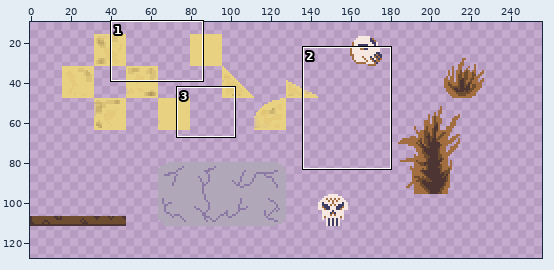
Sprite sheet, stored at environment/tilesetdesert.png. Above, an overview of the earlier version with the close-up marked.
Close-up. Old version:
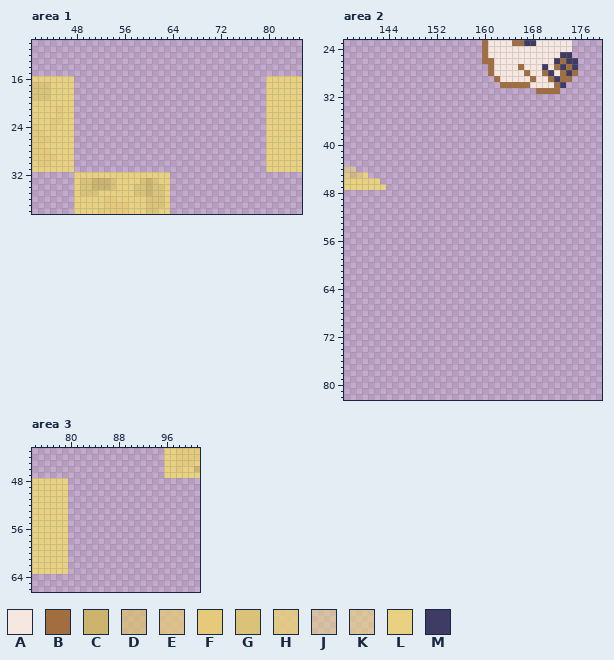
The file is 256x128 pixels. Colours within 5 levels of each other are drawn and written as one. Shown: area 1: x 41..85, y 10..38; area 2: x 137..179, y 23..82; area 3: x 74..101, y 43..66. The wide view leaves out empty margins. The commit also changed other parts of the picture, which this record leaves out.
Palette (. is transparent): A #f6e8e0  B #a26d3f  C #ccb46f  D #d7be74c6  E #e4c879c6  F #e5ca7b  G #dac378  H #e6cd7ee2  J #e8d2828d  K #e8d282aa  L #e8d282  M #3e3b65
Pixels before, area 1, first column x 41:
16 LLLLLLL................................LLLLLL
17 GGGLLLL................................LLLLLL
18 GGGLLLL................................LLLLLL
19 GGGLLLL................................LLLLLL
20 LLLLLLL................................LLLLLL
21 LLLLFLL................................LLLLLL
22 LLLLFLL................................LLLLLL
23 LLLFFLL................................LLLLLL
24 FLLFLLL................................LLLLLL
25 FFLLLLL................................LLLLLL
26 FFFLLLL................................LLLLLL
27 FFLLLLL................................LLLLLL
28 FFFLLLL................................LLLLLL
29 FFFFLLL................................LLLLLL
30 LFFLLLL................................LLLLLL
31 LLLLLLL................................LLLLLL
32 .......LLLLLLLLLLLLLLLL......................
33 .......LGGCCCGLLLLGCGLL......................
34 .......LGGCCCGLLLGGCGGL......................
35 .......LGGGLLLLLLGGCGGL......................
36 .......LLLLLFFLLLLLGGGL......................
37 .......LLLLLFFFFLLLGGGL......................
38 .......LLLLFFFFFLLLGGLL......................
Pixels before, area 2 (only the part around the change), first column x 137:
25 .......................BAAAAAAAAAAAAMM.....
26 .......................BBAAAAAAAAAAMBMM....
27 ........................BAAAABAAAMABMBM....
28 ........................BAAAAABAABMABMB....
29 .........................BAAAAABAABMBB.....
30 ..........................BBBBBAAAABM......
31 ................................BBBB.......
32 ...........................................
33 ...........................................
34 ...........................................
35 ...........................................
36 ...........................................
37 ...........................................
38 ...........................................
39 ...........................................
40 ...........................................
41 ...........................................
42 ...........................................
43 ...........................................
44 KJ.........................................
45 HDEL.......................................
46 LLLLLL.....................................
47 LLLLLLL....................................
48 ...........................................
49 ...........................................
50 ...........................................
51 ...........................................
52 ...........................................
53 ...........................................
54 ...........................................
55 ...........................................
56 ...........................................
57 ...........................................
58 ...........................................
59 ...........................................
60 ...........................................
61 ...........................................
62 ...........................................
63 ...........................................
64 ...........................................
65 ...........................................
66 ...........................................
67 ...........................................
68 ...........................................
69 ...........................................
70 ...........................................
71 ...........................................
72 ...........................................
73 ...........................................
74 ...........................................
75 ...........................................
76 ...........................................
77 ...........................................
78 ...........................................
79 ...........................................
80 ...........................................
81 ...........................................
82 ...........................................
Pixels before, area 3, first column x 74:
43 ......................LLFFFF
44 ......................LLFFFF
45 ......................LLFFFL
46 ......................LLFLLC
47 ......................LLLLLL
48 LLLLLL......................
49 LLLLLL......................
50 LLLLLL......................
51 LLLLLL......................
52 LLLLLL......................
53 LLLLLL......................
54 LLLLLL......................
55 LLLLLL......................
56 LLLLLL......................
57 LLLLLL......................
58 LLLLLL......................
59 LLLLLL......................
60 LLLLLL......................
61 LLLLLL......................
62 LLLLLL......................
63 LLLLLL......................
The same view after the edit:
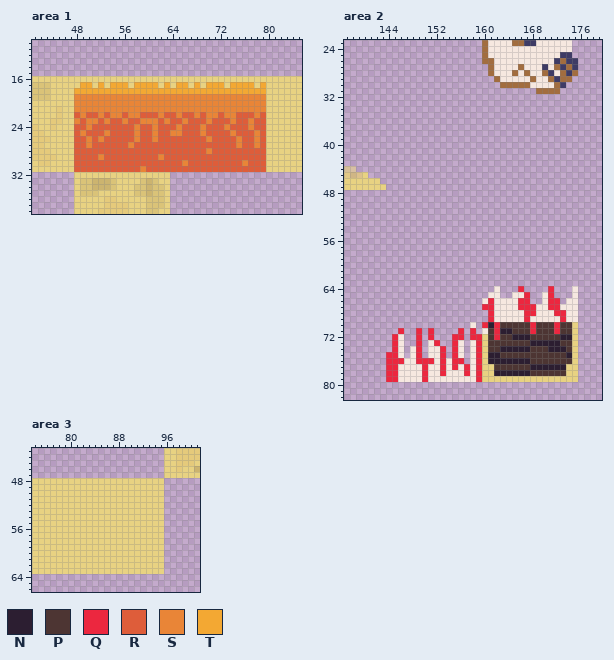
Colours new in this view: N #2c1e31  P #4d3533  Q #ec273f  R #de5d3a  S #e98537  T #f3a833
Diff:
Area 1:
y 16: x 48..79 ................................ -> LLLLLLLLLLLLLLLLLLLLLLLLLLLLLLLL
y 17: x 48..79 ................................ -> LTTLTLTTTLTTTTLTLTTLTLTTTLTTTTLT
y 18: x 48..79 ................................ -> TTTTTTTTTTTTTTTTTTTTTTTTTTTTTTTT
y 19..21: x 48..79 ................................ -> SSSSSSSSSSSSSSSSSSSSSSSSSSSSSSSS
y 22: x 48..79 ................................ -> RSRRSRSSRSSRRRSRRSRRSRSSRSSRRRSR
y 23: x 48..79 ................................ -> SRSSRSRRSRRSSSRSRRSRRRSRRRSRRSRR
y 24: x 48..79 ................................ -> RRSRRRRRRRSRRSRRRSRRRSRRRSRRRSRR
y 25: x 48..79 ................................ -> RSRRRSRRRRSRRSRRSSRRRSRRRRSRRRSR
y 26: x 48..79 ................................ -> RRSRSRRRRRSRRSRRRRRRRRSRRRRSRRSR
y 27: x 48..79 ................................ -> RRSRRRRRRSRRRRRRRRRRRRRRRRRSRRSR
y 28: x 48..79 ................................ -> RRRRRRRRRRRRRRRRRRRRRRSRRRRRRRRR
y 29: x 48..79 ................................ -> RRRRSRRRRRRRRRSRRRRRRRRRRRRRRRRR
y 30: x 48..79 ................................ -> RRRRRRRRRRRRRRRRRRSRRRRRRRRRSRRR
y 31: x 48..79 ................................ -> RRRRRRRRRRRSRRRRRRRRRRRRRRRRRRRR
Area 2:
y 28: x 165 A -> B
y 64: x 162 . -> A; x 166 . -> Q; x 171 . -> Q; x 175 . -> A
y 65: x 161..162 .. -> AA; x 165..167 ... -> AAQ; x 170..171 .. -> AQ; x 175 . -> A
y 66: x 160..167 ........ -> AQAAAAQQ; x 170..172 ... -> AQQ; x 174..175 .. -> AA
y 67: x 160..175 ................ -> QQAAAAQQQAAQQAAA
y 68: x 161..175 ............... -> QAAAAAQQAAAQQAA
y 69: x 161..175 ............... -> QAAAAAQAAAAAQAA
y 70: x 158 . -> A; x 160..175 ................ -> QNQPPPPPQPPPQPPL
y 71: x 146 . -> Q; x 149 . -> Q; x 151 . -> Q; x 156 . -> Q; x 158 . -> Q; x 160..175 ................ -> APQNNPPPQPPPQPPL
y 72: x 145..146 .. -> QA; x 149 . -> Q; x 151 . -> Q; x 155..156 .. -> QQ; x 158..175 .................. -> QQLPQPPNNNPPPPPNNL
y 73: x 145..146 .. -> QA; x 149 . -> Q; x 151..152 .. -> AQ; x 155..156 .. -> QA; x 158..175 .................. -> AQLPPPPPPPNNNNNPPL
y 74: x 145..146 .. -> QA; x 148..149 .. -> AQ; x 151..153 ... -> AAQ; x 155..156 .. -> QA; x 158..175 .................. -> AQLPPNNNNNPPPNNNPL
y 75: x 144..146 ... -> QQA; x 148..149 .. -> AQ; x 151..153 ... -> AAQ; x 155..156 .. -> QA; x 158..175 .................. -> AQLNNPPPPPPPPPPPNL
y 76: x 144..156 ............. -> QQQAAQQQAQAQQ; x 158..175 .................. -> AQLNNNNNNNPPPPPPPL
y 77: x 144..175 ................................ -> QQAAAAQAAQAQAQAQLLPPPPPPNNNNNNLL
y 78: x 144..175 ................................ -> QQAAAAQAAQAAAQAQLLNNNNNNPPPPPPLL
y 79: x 144..175 ................................ -> QQAAAAQAAAAAAAAQLLLLLLLLLLLLLLLL
Area 3:
y 48..63: x 80..95 ................ -> LLLLLLLLLLLLLLLL
Changed places in both close-ups, as pixel boxes (x1, y1, x2, y2):
added: (74, 76, 266, 172)
changed: (512, 70, 518, 76)
added: (386, 286, 578, 382)
added: (68, 478, 164, 574)
